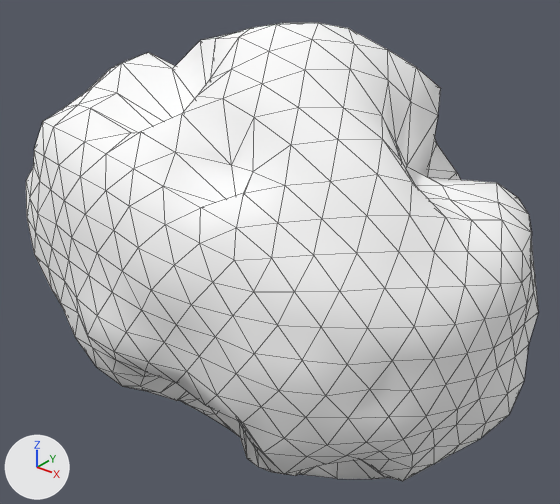
The glTF model assets/asteroids/asteroid_17.glb, before and after one commit.
One viewpoint serves both versions: a 50 mm camera at (1.7, -2.16, 1.43) aimed at (-0.04, 0.02, 0.07). The axes (+X, +Y, +Z) are drawn at lower left. The lights are the same throughout. The older version comes first. Mesh edges are drawn as thin lines. Vertices at exactly the same position are counted once.

In view in the first picture: 'Asteroid_17'.
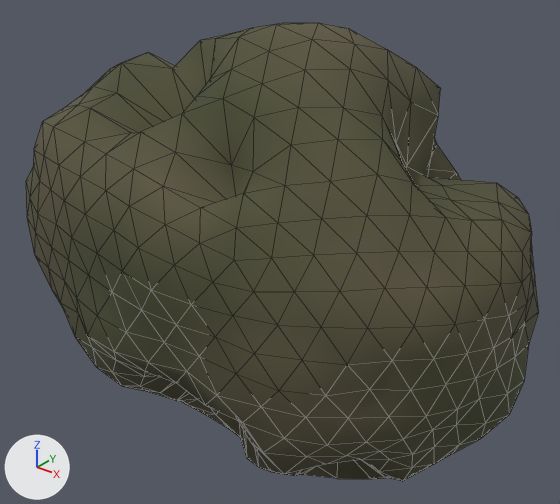
The change, as a diff of the scene's bpy script:
```diff
--- a/assets/asteroids/asteroid_17.glb.py
+++ b/assets/asteroids/asteroid_17.glb.py
@@ mat_asteroidrock_17 @@
 n0 = _N.new('ShaderNodeBsdfPrincipled'); n0.name = 'Principled BSDF'
-n0.inputs[0].default_value = (1.0, 1.0, 1.0, 1.0)  # 'Base Color', white #ffffff
-n0.inputs[1].default_value = 0.0129  # 'Metallic'
-n0.inputs[2].default_value = 0.879  # 'Roughness'
+n0.inputs[1].default_value = 0.0163  # 'Metallic'
+n0.inputs[2].default_value = 0.904  # 'Roughness'
 n1 = _N.new('ShaderNodeOutputMaterial'); n1.name = 'Material Output'
+n2 = _N.new('ShaderNodeVertexColor'); n2.name = 'Color Attribute'
 _L.new(n0.outputs[0], n1.inputs[0])  # 'BSDF' to 'Surface'
+_L.new(n2.outputs[0], n0.inputs[0])  # 'Color' to 'Base Color'
@@ me_icosphere @@
 me_icosphere.from_pydata(...)  # 642 vertices, 1280 faces; spans x -1.16..0.99, y -0.71..0.68, z -0.82..0.98
 # used by ob_asteroid_17; location = (0.0, 0.0, 0.0)
+# me_icosphere part 1: vertex colours changed
 me_icosphere.materials.append(mat_asteroidrock_17)
```

Where the change shows, as pixel boxes [x1, y1, x2, y2] in the pictures (560 x 504 px):
'Asteroid_17', recoloured (darker): [26, 23, 539, 481] in both
